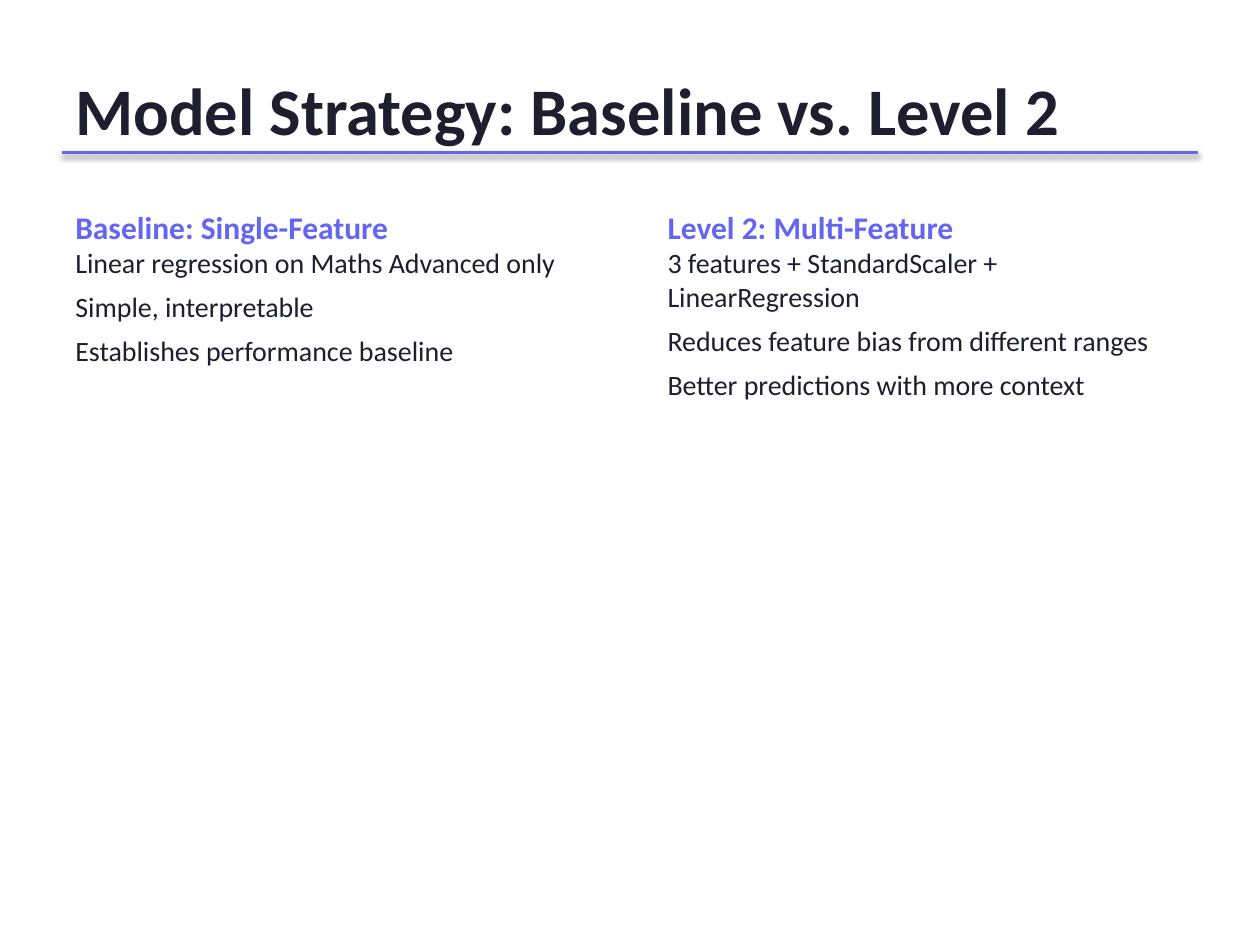
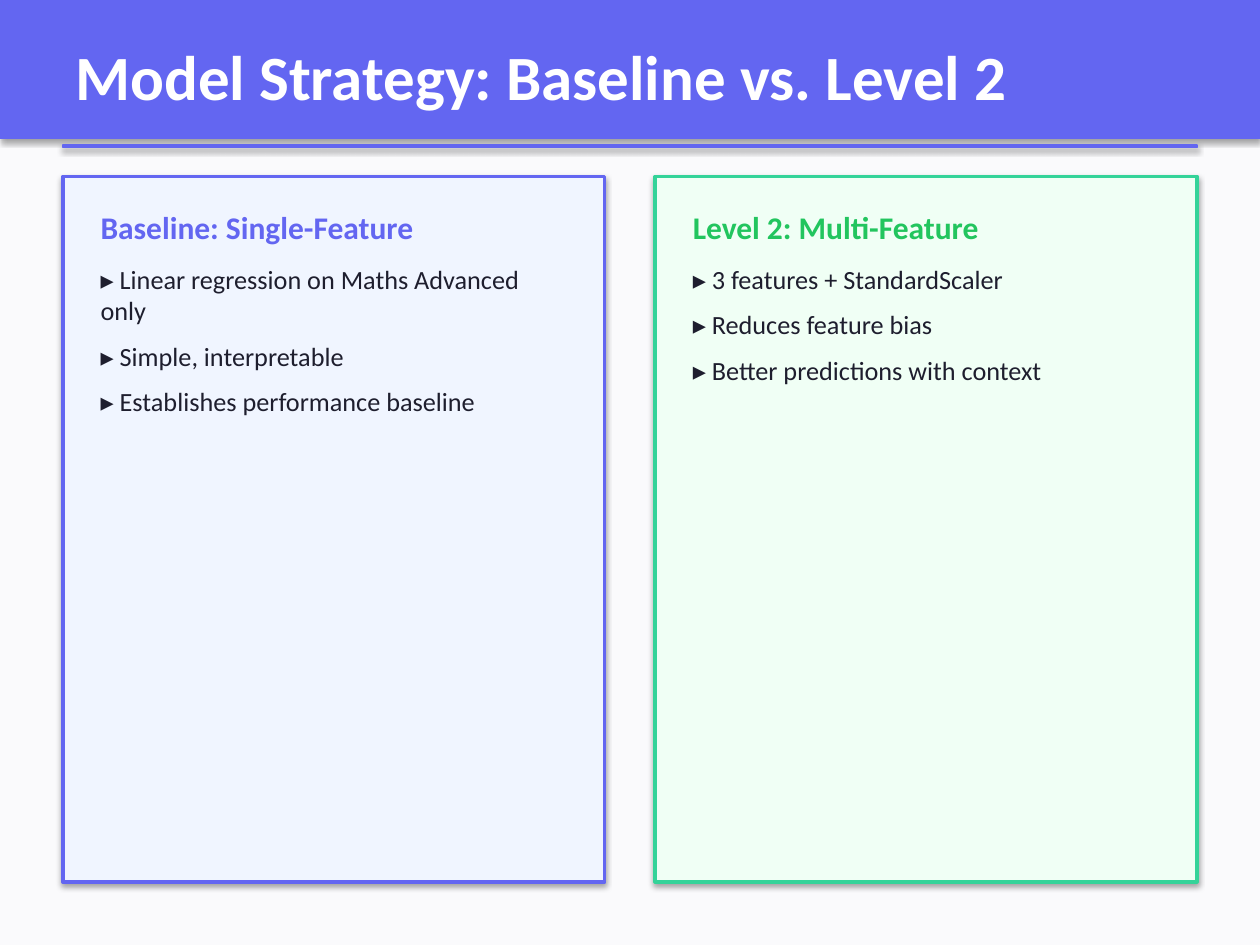
Before and after one commit to CatSolo05/Automation_assesment_task3, a slide deck: slide 4 of Academic Predictor Presentation.pptx. Drawn at 1260x945 pixels with LibreOffice and Linux fonts; fonts in the diff are those of the drawing. Boxes give left, top, right and bottom in pixels: in the first picture for what was removed or moved away, otherwise in the second. Text is boxed around its words. In the diff, an @@ line names an element or a change of style, - is before the commit and + after.

Commit message:
Add enhanced formatting: colored backgrounds, shapes, content windows, and styling

```diff
--- a/Academic Predictor Presentation.pptx
+++ b/Academic Predictor Presentation.pptx
@@ rectangle: place and size @@
-rectangle at (63, 151, 1197, 154)
+rectangle at (0, 0, 1260, 139)
@@ rectangle added at (0, 0, 1260, 945), fill #FAFAFC, outline #FAFAFC 0.75 pt @@
@@ text "Model Strategy: Baseline vs. Level ...": place and size @@
-text "Model Strategy: Baseline vs. Level ..." at (75, 88, 1059, 147)
+text "Model Strategy: Baseline vs. Level ..." at (75, 56, 1006, 111)
@@ text "Model Strategy: Baseline vs. Level ..." at (75, 56, 1006, 111): size 38 to 36 pt, text colour #1E1E2E to #FFFFFF @@
@@ rectangle added at (63, 145, 1197, 147), fill #6366F1, outline #6366F1 0.75 pt @@
@@ rectangle added at (63, 176, 605, 882), fill #F0F5FF, outline #6366F1 2 pt @@
@@ rectangle added at (655, 176, 1197, 882), fill #F0FFF5, outline #34D399 2 pt @@
@@ text "Baseline: Single-Feature": place and size @@
-text "Baseline: Single-Feature" at (75, 217, 554, 366)
+text "Baseline: Single-Feature" at (101, 217, 519, 416)
@@ text "Level 2: Multi-Feature": place and size @@
-text "Level 2: Multi-Feature" at (668, 217, 1148, 400)
+text "Level 2: Multi-Feature" at (693, 217, 1042, 385)
@@ text at (101, 217, 413, 245): more space between paragraphs @@
@@ text at (693, 217, 979, 240): text colour #6366F1 to #22C55E in "Level 2: Multi-Feature"; more space between paragraphs @@
@@ text at (101, 270, 519, 416): text changed; size 16 to 15 pt @@
-Linear regression on Maths Advanced only
-Simple, interpretable
-Establishes performance baseline
+▸ Linear regression on Maths Advanced only
+▸ Simple, interpretable
+▸ Establishes performance baseline
@@ text at (712, 270, 1042, 385): text changed; size 16 to 15 pt @@
-3 features + StandardScaler + LinearRegression
-Reduces feature bias from different ranges
-Better predictions with more context
+▸ 3 features + StandardScaler
+▸ Reduces feature bias
+▸ Better predictions with context
```
Also in this commit, not shown: 6 other slides changed.
